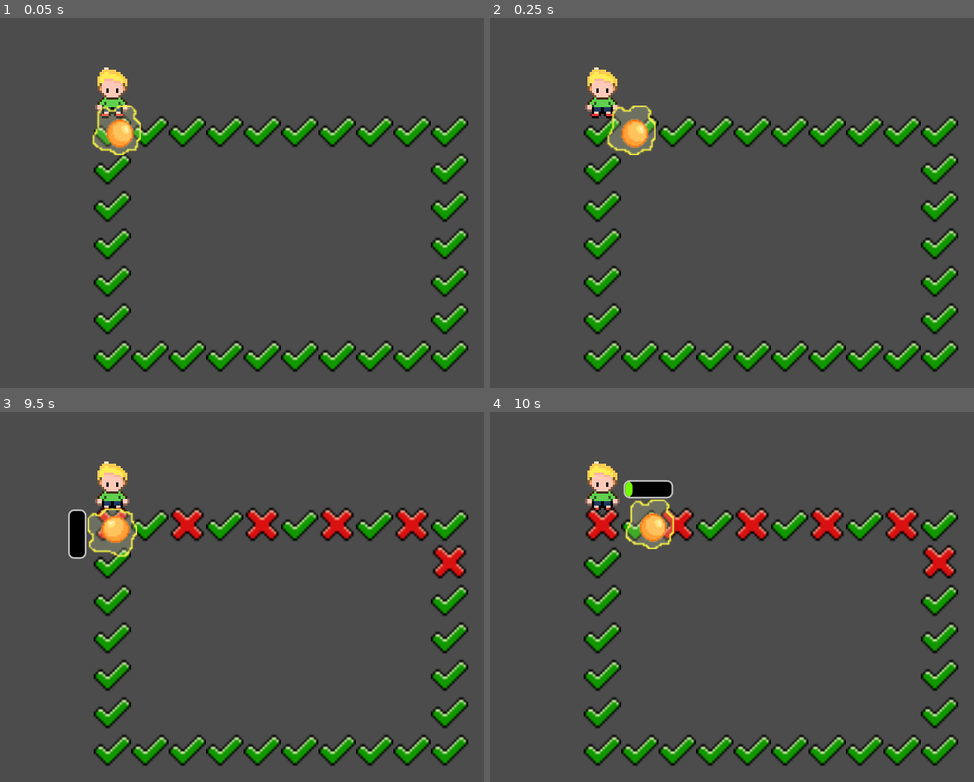
Above: before the commit, frames 1-4 (two rows, left to right).
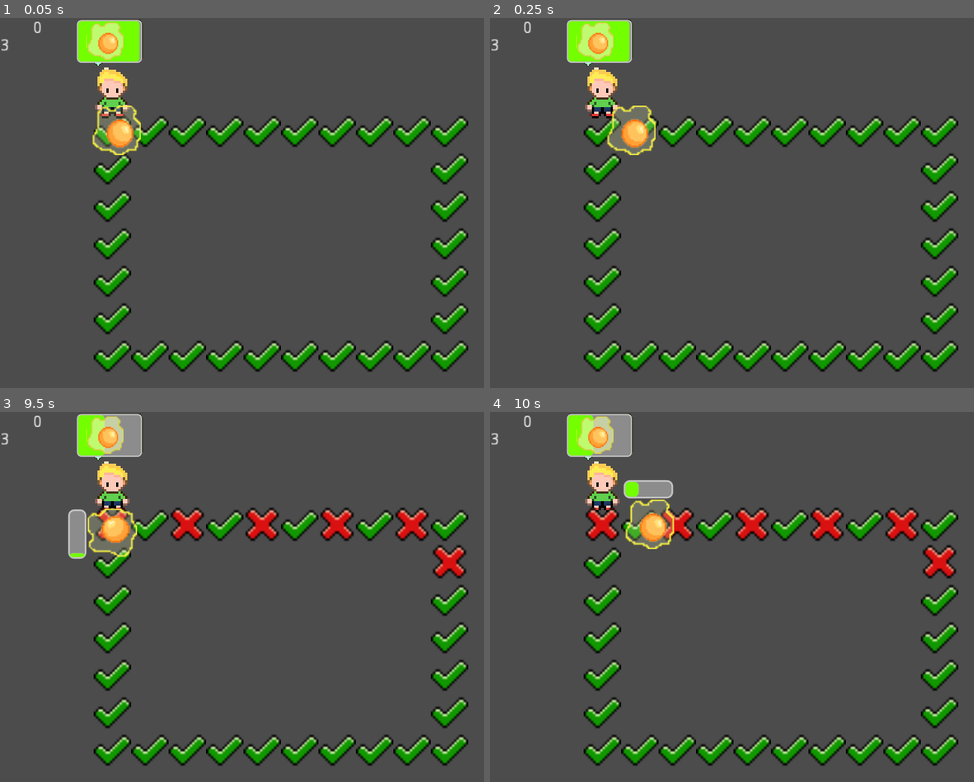
Above: after the commit, the same moments.

Repository: shshwdr/egg-cooker
Game: Godot game, scene res://Scenes/main_game.tscn
Same seed, same stepped clock (60 frames per second), same inputs: the game is played once before the commit and once after it.
Inputs (mouse positions are in pixels of both pictures, inside the frame that each line leads up to):
- Up to frame 1 (0.05 s): no input
- Up to frame 2 (0.25 s): no input
- Up to frame 3 (9.5 s): move the mouse to (111, 523) at 0.52 s; press the mouse at (111, 523) at 0.53 s; move the mouse to (150, 523) at 1.27 s; release the mouse at (150, 523) at 1.28 s; click (150, 523) at 1.35 s; move the mouse to (188, 523) at 2.02 s; press the mouse at (188, 523) at 2.03 s; move the mouse to (222, 523) at 2.77 s; release the mouse at (222, 523) at 2.78 s; click (222, 523) at 2.85 s; move the mouse to (261, 523) at 3.52 s; press the mouse at (261, 523) at 3.53 s; move the mouse to (300, 523) at 4.27 s; release the mouse at (300, 523) at 4.28 s; click (300, 523) at 4.35 s; move the mouse to (338, 523) at 5.02 s; press the mouse at (338, 523) at 5.03 s; move the mouse to (372, 523) at 5.77 s; release the mouse at (372, 523) at 5.78 s; click (372, 523) at 5.85 s; move the mouse to (411, 523) at 6.52 s; press the mouse at (411, 523) at 6.53 s; move the mouse to (450, 523) at 7.27 s; release the mouse at (450, 523) at 7.28 s; click (450, 523) at 7.35 s; move the mouse to (450, 560) at 8.02 s; press the mouse at (450, 560) at 8.03 s; move the mouse to (450, 600) at 8.77 s; release the mouse at (450, 600) at 8.78 s; click (450, 600) at 8.85 s
- Up to frame 4 (10 s): move the mouse to (969, 704) at 9.52 s; press the mouse at (969, 704) at 9.53 s

The runs differ from the first frame. In frame 1, 1.7% of the frame differs, in the area x 0-30%, y 0-14%; in frame 2, 1.7%; in frame 3, 2.1%, in the area x 0-30%, y 0-40%; in frame 4, 2.0%.

Commit message:
eater eat egg

Diff:
--- /dev/null
+++ b/Scenes/Events.gd
@@ -0,0 +1,9 @@
+extends Node
+
+signal pay(money)
+signal left()
+
+
+# Called every frame. 'delta' is the elapsed time since the previous frame.
+#func _process(delta):
+#	pass
--- /dev/null
+++ b/Scenes/Hud.gd
@@ -0,0 +1,35 @@
+extends Control
+
+var money
+var lifeleft
+
+onready var money_label = $money
+onready var lifeleft_label = $life_left
+
+# Declare member variables here. Examples:
+# var a = 2
+# var b = "text"
+
+func on_pay(m):
+	money+=m
+	money_label.text = String(money)
+
+func on_left():
+	lifeleft-=1
+	lifeleft_label.text = String(lifeleft)
+# Called when the node enters the scene tree for the first time.
+func _ready():
+	lifeleft = 3
+	money = 0
+	money_label.text = String(money)
+	lifeleft_label.text = String(lifeleft)
+
+	Events.connect("pay",self,"on_pay")
+
+	Events.connect("left",self,"on_left")
+	pass # Replace with function body.
+
+
+# Called every frame. 'delta' is the elapsed time since the previous frame.
+#func _process(delta):
+#	pass
--- /dev/null
+++ b/Scenes/Util.gd
@@ -0,0 +1,9 @@
+extends Node
+
+
+var eaters
+
+
+# Called every frame. 'delta' is the elapsed time since the previous frame.
+#func _process(delta):
+#	pass
--- a/Scenes/eater.gd
+++ b/Scenes/eater.gd
@@ -1,15 +1,57 @@
 extends Node2D
 
+var request_level = 1
+onready var sprite = $request/Sprite
+onready var progress_bar = $request/ProgressBar
+var got_food = false
+var is_leaving
 
-# Declare member variables here. Examples:
-# var a = 2
-# var b = "text"
+var patient_max = 100
+var patient
+var patient_speed = 0.1
 
+func init(_request_level):
+	request_level = _request_level
 
 # Called when the node enters the scene tree for the first time.
 func _ready():
+	sprite.update_cooked_level(request_level)
+	patient = patient_max
 	pass # Replace with function body.
 
+func can_eat():
+	return not got_food and not is_leaving
+
+func angry():
+	Events.emit_signal("left")
+	is_leaving = true
+	leave()
+
+func _process(delta):
+	if got_food:
+		return
+	patient-=patient_speed
+	progress_bar.value = patient/float(patient_max)*100
+	if patient<=0:
+		angry()
+
+func leave():
+	yield(get_tree().create_timer(1), "timeout")
+	queue_free()
+
+func pay():
+	Events.emit_signal("pay",10)
+
+func eat(egg):
+	got_food = true
+	egg.is_eaten = true
+	egg.position = position
+
+	yield(get_tree().create_timer(1), "timeout")
+	egg.queue_free()
+	pay()
+	leave()
+	pass
 
 # Called every frame. 'delta' is the elapsed time since the previous frame.
 #func _process(delta):
--- /dev/null
+++ b/Scenes/eater.tscn
@@ -0,0 +1,84 @@
+[gd_scene load_steps=9 format=2]
+
+[ext_resource path="res://art/UI/dialog_body.png" type="Texture" id=2]
+[ext_resource path="res://art/UI/dialog_arrow.png" type="Texture" id=3]
+[ext_resource path="res://art/object/human.png" type="Texture" id=4]
+[ext_resource path="res://Scenes/eater.gd" type="Script" id=5]
+[ext_resource path="res://Scenes/egg_sprite.tscn" type="PackedScene" id=6]
+
+[sub_resource type="StyleBoxFlat" id=2]
+bg_color = Color( 0.454902, 1, 0, 1 )
+border_width_left = 1
+border_width_top = 1
+border_width_right = 1
+border_width_bottom = 1
+border_color = Color( 0.8, 0.8, 0.8, 0 )
+corner_radius_top_left = 3
+corner_radius_top_right = 3
+corner_radius_bottom_right = 3
+corner_radius_bottom_left = 3
+
+[sub_resource type="StyleBoxFlat" id=3]
+bg_color = Color( 0.552941, 0.552941, 0.552941, 1 )
+border_width_left = 1
+border_width_top = 1
+border_width_right = 1
+border_width_bottom = 1
+corner_radius_top_left = 3
+corner_radius_top_right = 3
+corner_radius_bottom_right = 3
+corner_radius_bottom_left = 3
+
+[sub_resource type="RectangleShape2D" id=1]
+extents = Vector2( 16, 16 )
+
+[node name="eater" type="Node2D" groups=[
+"eater",
+]]
+position = Vector2( 96, 64 )
+script = ExtResource( 5 )
+
+[node name="human" type="Sprite" parent="."]
+scale = Vector2( 2, 2 )
+texture = ExtResource( 4 )
+__meta__ = {
+"_edit_lock_": true
+}
+
+[node name="request" type="Node2D" parent="."]
+
+[node name="dialog_body" type="Sprite" parent="request"]
+modulate = Color( 0.643137, 0.956863, 0.839216, 1 )
+position = Vector2( -1.96431, -43.7957 )
+scale = Vector2( 1, 1.456 )
+texture = ExtResource( 2 )
+
+[node name="dialog_arrow" type="Sprite" parent="request"]
+modulate = Color( 0.643137, 0.956863, 0.839216, 1 )
+position = Vector2( -12.1155, -24.5848 )
+texture = ExtResource( 3 )
+
+[node name="ProgressBar" type="ProgressBar" parent="request"]
+margin_left = -29.7838
+margin_top = -61.9191
+margin_right = 25.2162
+margin_bottom = -25.9191
+custom_styles/fg = SubResource( 2 )
+custom_styles/bg = SubResource( 3 )
+custom_colors/font_color_shadow = Color( 0, 0, 0, 1 )
+value = 40.0
+percent_visible = false
+__meta__ = {
+"_edit_use_anchors_": false
+}
+
+[node name="Sprite" parent="request" instance=ExtResource( 6 )]
+position = Vector2( -6.08085, -44.3019 )
+
+[node name="StaticBody2D" type="StaticBody2D" parent="." groups=[
+"eater",
+]]
+
+[node name="CollisionShape2D" type="CollisionShape2D" parent="StaticBody2D"]
+position = Vector2( 0, 6.71751 )
+shape = SubResource( 1 )
--- a/Scenes/egg.gd
+++ b/Scenes/egg.gd
@@ -10,6 +10,8 @@
 var cooked_number = 0
 var cook_speed = 10
 
+var is_eaten = false
+
 # Called when the node enters the scene tree for the first time.
 func _ready():
 	progress_bar.value = 0
@@ -18,12 +20,19 @@
 	pass # Replace with function body.
 
 func _physics_process(delta):
+	if is_eaten:
+		return
 	offset+=delta*speed
 
 	var collidings = rigidbody.get_colliding_bodies()
 	for i in collidings:
-		if i.get_parent().is_on:
-			cooking(delta)
+		if i.is_in_group("table"):
+			if i.get_parent().is_on:
+				cooking(delta)
+		elif i.is_in_group("eater"):
+			var eater = i.get_parent()
+			if eater.request_level == cooked_level and eater.can_eat():
+				eater.eat(self)
 
 func cooking(delta):
 
@@ -34,7 +43,7 @@
 	if cooked_number>=cooked_level_upgrade_number[cooked_level]:
 		cooked_number = 0
 		cooked_level+=1
-		sprite.frame = cooked_level
+		sprite.update_cooked_level(cooked_level)
 	if cooked_level == cooked_level_upgrade_number.size():
 		#burned
 		pass
--- a/Scenes/egg.tscn
+++ b/Scenes/egg.tscn
@@ -1,6 +1,6 @@
 [gd_scene load_steps=6 format=2]
 
-[ext_resource path="res://art/object/egg-Sheet.png" type="Texture" id=1]
+[ext_resource path="res://Scenes/egg_sprite.tscn" type="PackedScene" id=1]
 [ext_resource path="res://Scenes/egg.gd" type="Script" id=2]
 
 [sub_resource type="RectangleShape2D" id=1]
@@ -19,7 +19,7 @@
 corner_radius_bottom_left = 3
 
 [sub_resource type="StyleBoxFlat" id=3]
-bg_color = Color( 0, 0, 0, 1 )
+bg_color = Color( 0.552941, 0.552941, 0.552941, 1 )
 border_width_left = 1
 border_width_top = 1
 border_width_right = 1
@@ -38,16 +38,13 @@
 mode = 3
 mass = 0.01
 gravity_scale = 0.0
-contacts_reported = 2
+contacts_reported = 6
 contact_monitor = true
 
 [node name="CollisionShape2D" type="CollisionShape2D" parent="RigidBody2D"]
 shape = SubResource( 1 )
 
-[node name="Sprite" type="Sprite" parent="RigidBody2D"]
-scale = Vector2( 1, 1 )
-texture = ExtResource( 1 )
-hframes = 6
+[node name="Sprite" parent="RigidBody2D" instance=ExtResource( 1 )]
 
 [node name="ProgressBar" type="ProgressBar" parent="."]
 margin_left = -16.0
--- /dev/null
+++ b/Scenes/egg_sprite.gd
@@ -0,0 +1,17 @@
+extends Sprite
+
+
+var cooked_level = 0
+
+
+# Called when the node enters the scene tree for the first time.
+func _ready():
+	pass # Replace with function body.
+
+func update_cooked_level(_cooked_level):
+	cooked_level = _cooked_level
+	frame = cooked_level
+
+# Called every frame. 'delta' is the elapsed time since the previous frame.
+#func _process(delta):
+#	pass
--- /dev/null
+++ b/Scenes/egg_sprite.tscn
@@ -0,0 +1,9 @@
+[gd_scene load_steps=3 format=2]
+
+[ext_resource path="res://art/object/egg-Sheet.png" type="Texture" id=1]
+[ext_resource path="res://Scenes/egg_sprite.gd" type="Script" id=2]
+
+[node name="Sprite" type="Sprite"]
+texture = ExtResource( 1 )
+hframes = 6
+script = ExtResource( 2 )
--- a/Scenes/main_game.gd
+++ b/Scenes/main_game.gd
@@ -3,6 +3,7 @@
 onready var table_path = $whole_table/Path2D
 onready var table_generator = $whole_table/Path2D/table_generator
 onready var tables = $whole_table/Path2D/tables
+onready var eggs = $whole_table/Path2D/eggs
 var table_scene = preload("res://Scenes/table.tscn")
 func generate_table():
 	var length = table_path.curve.get_baked_length()
@@ -20,7 +21,7 @@
 # Called when the node enters the scene tree for the first time.
 func _ready():
 	generate_table()
-
+	#Util.eaters = eaters
 	pass
 
 
--- a/Scenes/main_game.tscn
+++ b/Scenes/main_game.tscn
@@ -1,8 +1,8 @@
 [gd_scene load_steps=6 format=2]
 
 [ext_resource path="res://Scenes/egg.tscn" type="PackedScene" id=1]
-[ext_resource path="res://art/object/human.png" type="Texture" id=2]
-[ext_resource path="res://Scenes/eater.gd" type="Script" id=3]
+[ext_resource path="res://Scenes/eater.tscn" type="PackedScene" id=2]
+[ext_resource path="res://Scenes/Hud.gd" type="Script" id=3]
 [ext_resource path="res://Scenes/main_game.gd" type="Script" id=5]
 
 [sub_resource type="Curve2D" id=1]
@@ -14,16 +14,7 @@
 [node name="main_game" type="Node2D"]
 script = ExtResource( 5 )
 
-[node name="eater" type="Node2D" parent="."]
-position = Vector2( 96, 64 )
-script = ExtResource( 3 )
-__meta__ = {
-"_edit_group_": true
-}
-
-[node name="human" type="Sprite" parent="eater"]
-scale = Vector2( 2, 2 )
-texture = ExtResource( 2 )
+[node name="eater" parent="." instance=ExtResource( 2 )]
 
 [node name="whole_table" type="Node2D" parent="."]
 
@@ -41,3 +32,26 @@
 
 [node name="egg" parent="whole_table/Path2D" instance=ExtResource( 1 )]
 position = Vector2( 96, 96 )
+
+[node name="Hud" type="Control" parent="."]
+margin_right = 40.0
+margin_bottom = 40.0
+script = ExtResource( 3 )
+__meta__ = {
+"_edit_use_anchors_": false
+}
+
+[node name="money" type="Label" parent="Hud"]
+margin_top = 2.0
+margin_right = 64.0
+margin_bottom = 19.0
+text = "15"
+align = 1
+__meta__ = {
+"_edit_use_anchors_": false
+}
+
+[node name="life_left" type="Label" parent="Hud"]
+margin_top = 17.0
+margin_right = 64.0
+margin_bottom = 36.0
--- a/Scenes/table.tscn
+++ b/Scenes/table.tscn
@@ -6,14 +6,18 @@
 [sub_resource type="RectangleShape2D" id=1]
 extents = Vector2( 16, 16 )
 
-[node name="table" type="Node2D"]
+[node name="table" type="Node2D" groups=[
+"table",
+]]
 position = Vector2( 64, 64 )
 script = ExtResource( 2 )
 __meta__ = {
 "_edit_group_": true
 }
 
-[node name="StaticBody2D" type="StaticBody2D" parent="."]
+[node name="StaticBody2D" type="StaticBody2D" parent="." groups=[
+"table",
+]]
 input_pickable = true
 
 [node name="CollisionShape2D" type="CollisionShape2D" parent="StaticBody2D"]
--- a/project.godot
+++ b/project.godot
@@ -18,6 +18,11 @@
 config/name="egg_cooker"
 run/main_scene="res://Scenes/main_game.tscn"
 config/icon="res://icon.png"
+
+[autoload]
+
+Util="*res://Scenes/Util.gd"
+Events="*res://Scenes/Events.gd"
 
 [display]
 
